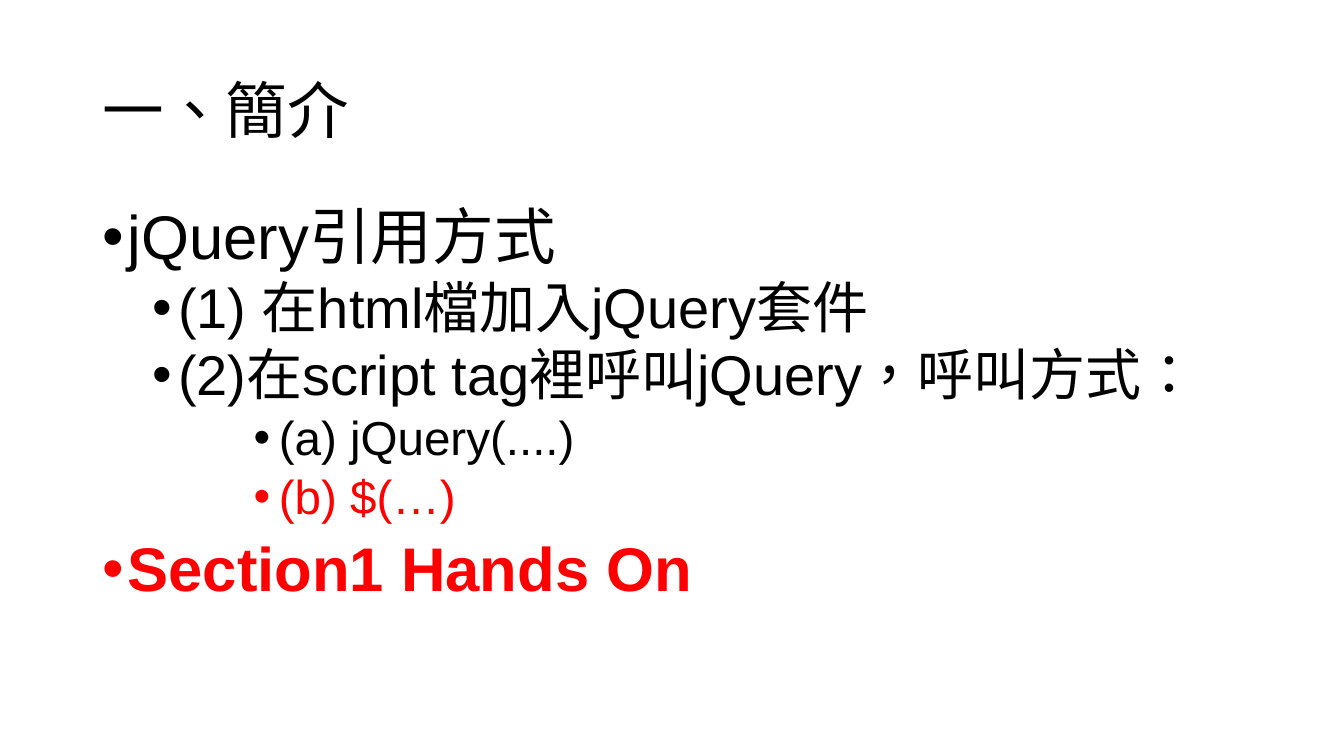
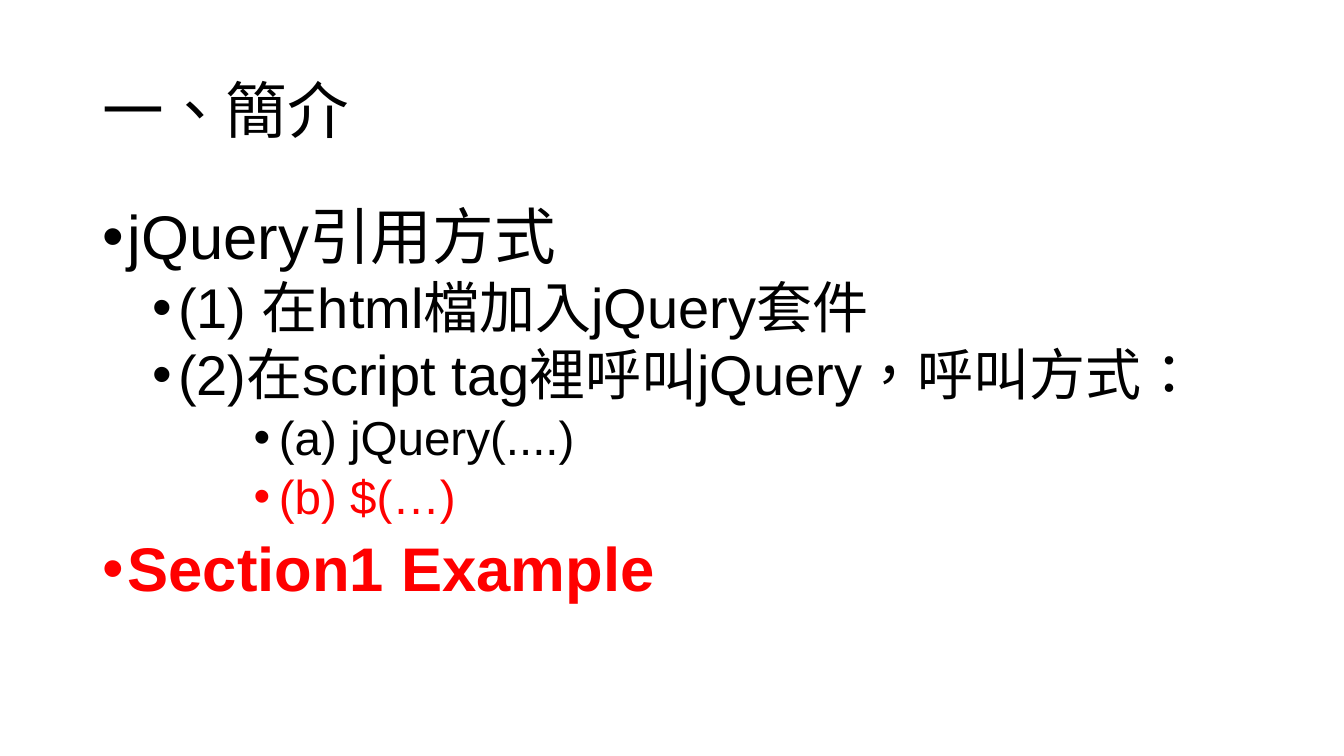
Before and after one commit to Benknightdark/jquerytutorial, a slide deck: slide 5 of jquerytutorial.pptx. Drawn at 1344x756 pixels with LibreOffice and Linux fonts; fonts in the diff are those of the drawing. Boxes give left, top, right and bottom in pixels: in the first picture for what was removed or moved away, otherwise in the second. Text is boxed around its words. In the diff, an @@ line names an element or a change of style, - is before the commit and + after.

```diff
--- a/jquerytutorial.pptx
+++ b/jquerytutorial.pptx
@@ text at [128, 546, 654, 603]: text changed @@
-• Section1 Hands On
+• Section1 Example
```
Also in this commit, not shown: 3 other slides changed, 1 other file.
